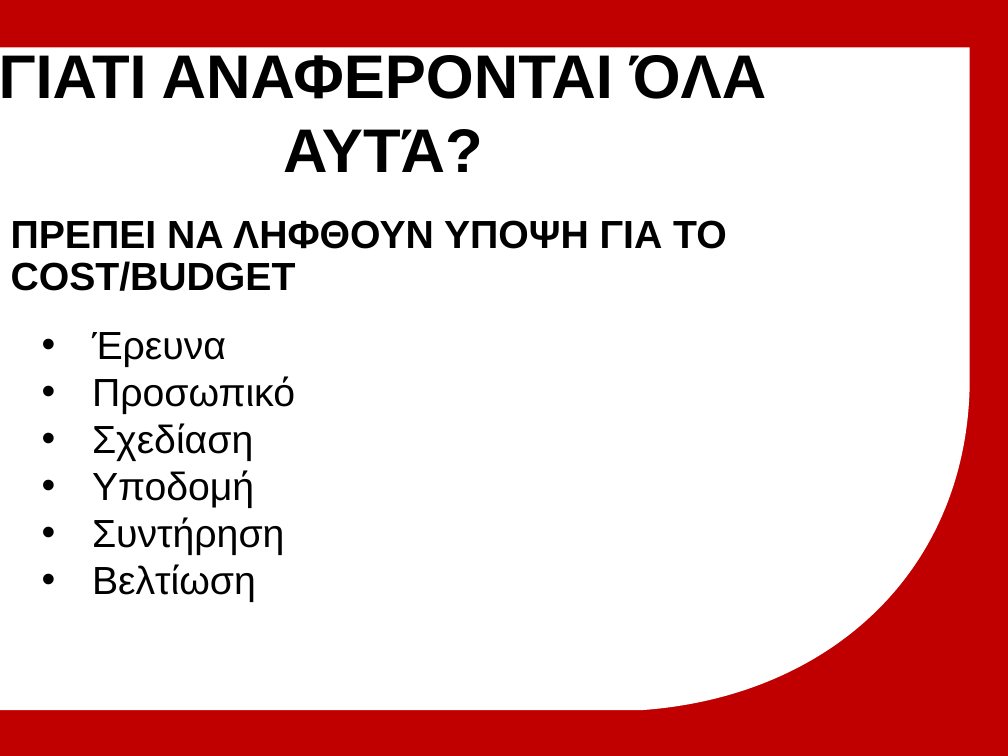
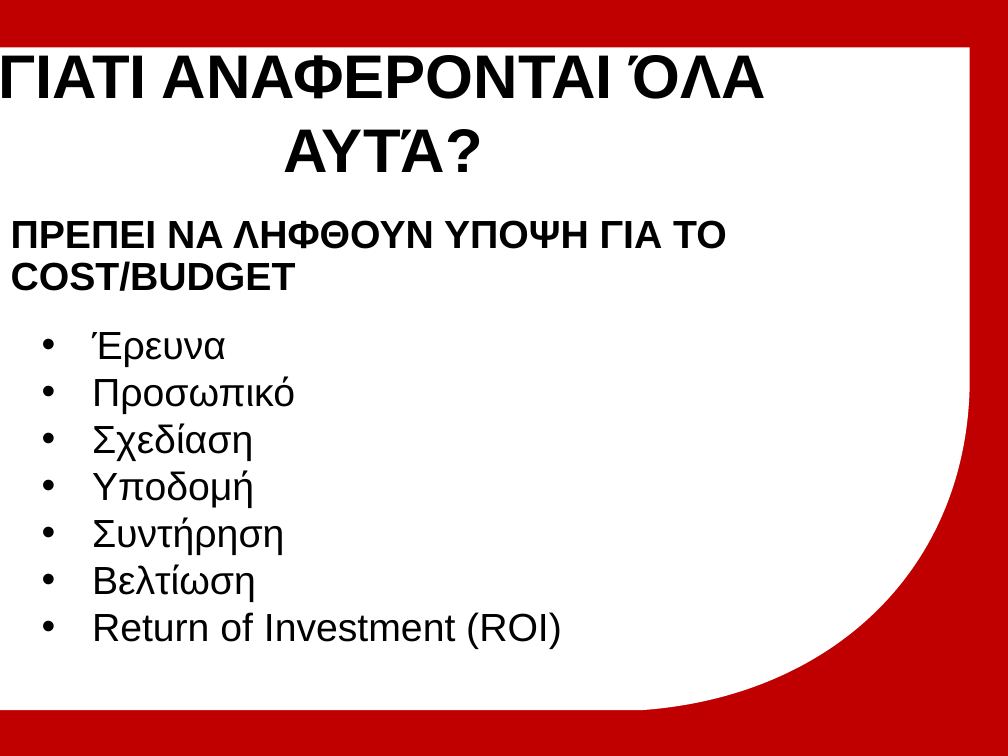
Before and after one commit to michailmarkou1995/BSc-Computer-Science-Projects, a slide deck: slide 17 of MENTAL WEALTH PROFESSIONAL LIFE 3 (PROJECT) (CN6000)/Research_Thesis_Main/Μητροπολιτικό Κολλέγιο_ΣΕΚΦ[Μιχαηλ Μαρκου] Advanced multiplayer game mechanics.pptx. Drawn at 1008x756 pixels with LibreOffice and Linux fonts; fonts in the diff are those of the drawing; background and template pictures are left out. Boxes give left, top, right and bottom in pixels: in the first picture for what was removed or moved away, otherwise in the second. Text is boxed around its words. In the diff, an @@ line names an element or a change of style, - is before the commit and + after.

```diff
--- a/MENTAL WEALTH PROFESSIONAL LIFE 3 (PROJECT) (CN6000)/Research_Thesis_Main/Μητροπολιτικό Κολλέγιο_ΣΕΚΦ[Μιχαηλ Μαρκου] Advanced multiplayer game mechanics.pptx
+++ b/MENTAL WEALTH PROFESSIONAL LIFE 3 (PROJECT) (CN6000)/Research_Thesis_Main/Μητροπολιτικό Κολλέγιο_ΣΕΚΦ[Μιχαηλ Μαρκου] Advanced multiplayer game mechanics.pptx
@@ text at <box>92,612,562,649</box>: paragraph added @@
+• Return of Investment (ROI)
```
